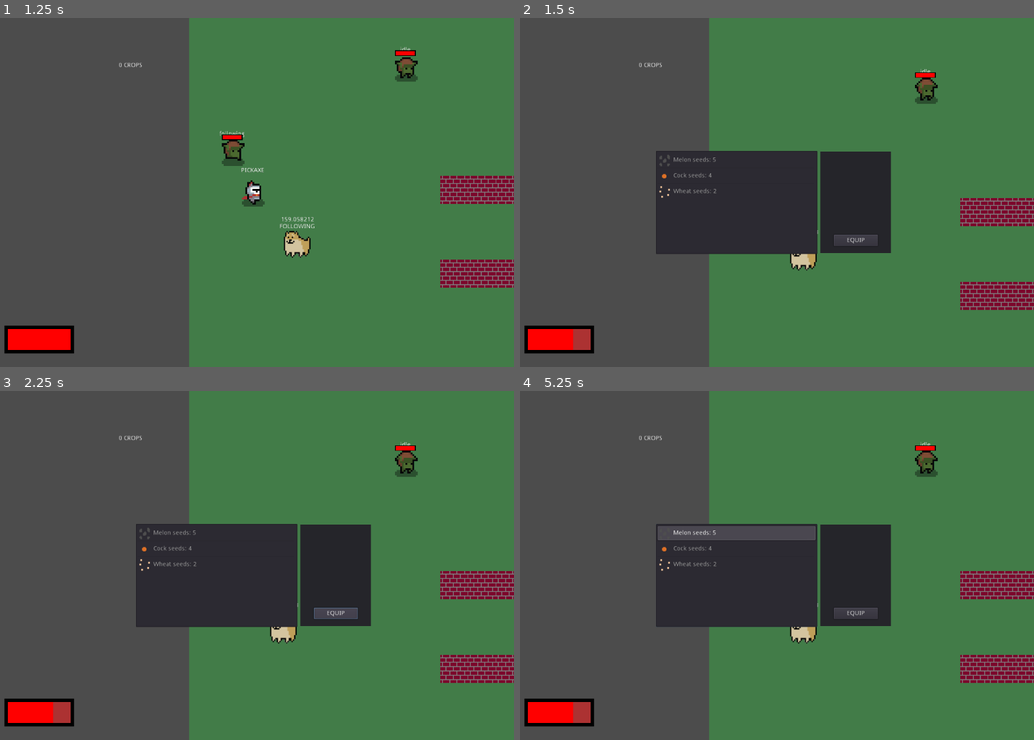
Above: before the commit, frames 1-4 (two rows, left to right).
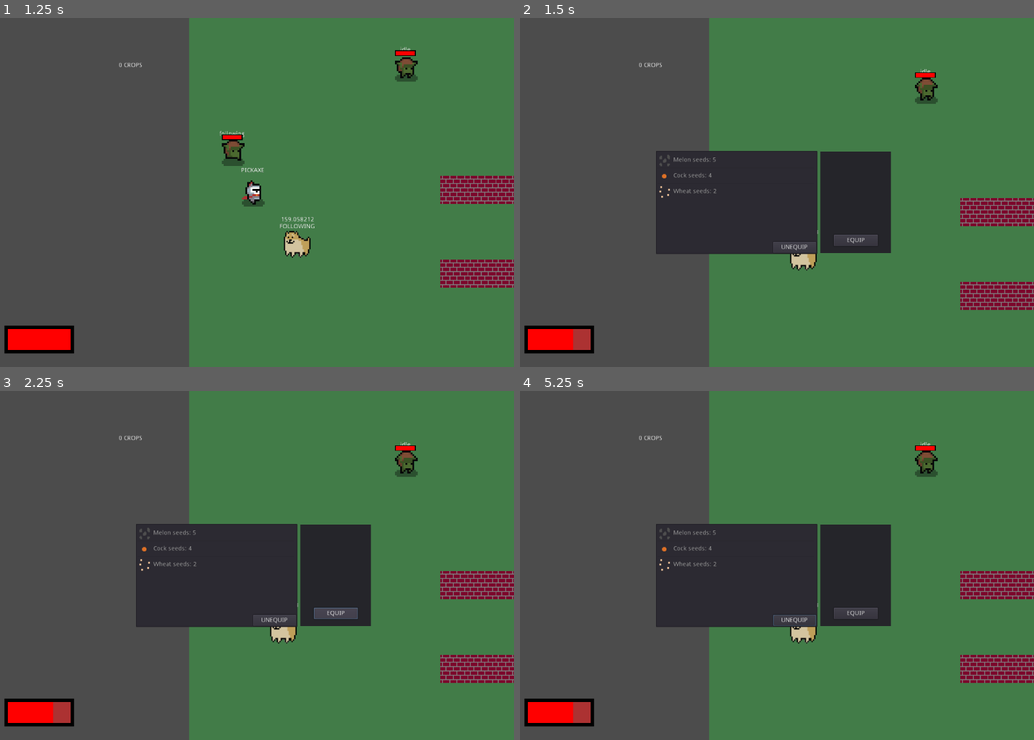
Above: after the commit, the same moments.

Repository: ranaxdev/BeatTheBoredomJam
Game: Godot game, scene res://Scenes/World.tscn
Two runs of this game, one before a commit and one after it. Both use one fixed random seed, a clock stepped at 60 frames per second and the inputs below.
Inputs (mouse positions are in pixels of both pictures, inside the frame that each line leads up to):
- Up to frame 1 (1.25 s): tap Enter (ui_accept) at 0.5, 0.77 s; move the mouse to (226, 262) at 0.52 s; hold W (move_up) from 0.53 s (still down); click (226, 262) at 0.6 s
- Up to frame 2 (1.5 s): keep holding W (move_up); move the mouse to (931, 244) at 1.27 s; tap E (toggle_inv) at 1.35 s
- Up to frame 3 (2.25 s): tap Enter (ui_accept) at 1.52 s; release W (move_up) at 2 s; click "EQUIP" at 2 s
- Up to frame 4 (5.25 s): click (792, 621) at 2.75 s, where only the run after the commit has a clickable "UNEQUIP"; tap Enter (ui_accept) at 3.5, 4.25, 4.52, 5 s; move the mouse to (617, 513) at 3.52 s; hold 1 3.53-4.28 s; hold A (move_left) 3.53-5.03 s; move the mouse to (797, 565) at 4.27 s; tap 2 at 4.35 s; move the mouse to (694, 478) at 5.02 s; hold S (move_down) from 5.03 s (still down); hold 3 from 5.03 s (still down)

Frame 1 is identical in both runs. In frame 2, less than 0.1% of the frame differs, in the area x 49-58%, y 64-67%; in frame 3, less than 0.1%; in frame 4, 1.3%, in the area x 26-58%, y 38-68%.

Commit message:
Added unequip functionality

Diff:
--- a/Scenes/UI/Inventory.tscn
+++ b/Scenes/UI/Inventory.tscn
@@ -58,6 +58,16 @@
 "_edit_use_anchors_": false
 }
 
+[node name="UnequipButton" type="Button" parent="Equip"]
+margin_left = -108.348
+margin_top = 206.981
+margin_right = -10.3475
+margin_bottom = 232.981
+text = "UNEQUIP"
+__meta__ = {
+"_edit_use_anchors_": false
+}
+
 [node name="Label" type="Label" parent="Equip"]
 margin_left = 13.5325
 margin_top = 135.0
--- a/Scripts/Inventory/ItemList.gd
+++ b/Scripts/Inventory/ItemList.gd
@@ -2,7 +2,7 @@
 
 onready var ITEMS = get_node("../ItemDB")
 onready var equipButton = get_node("../Equip/Button")
-
+onready var unequipButton = get_node("../Equip/UnequipButton")
 func _ready():
 	add_to_inv(1,"MELON_SEED")
 	add_to_inv(1,"MELON_SEED")
@@ -19,19 +19,14 @@
 	add_to_inv(1, "WHEAT_SEED")
 	add_to_inv(1, "WHEAT_SEED")
 
-func add_to_inv(amount:int, item_name:String):
-	if(!exists_in_inv(item_name)):
-		add_item(ITEMS.get_formal_name(item_name)+": "+str(ITEMS.get_amount(item_name)),ITEMS.get_texture(item_name))
-		ITEMS.set_amount(item_name,amount) # Update amount
-		set_item_metadata(get_item_count()-1,item_name)
-
-	else:
-		ITEMS.set_amount(item_name,ITEMS.get_amount(item_name)+amount)
 
 # *** UPDATE EVENT ***
 func _process(delta):
 	if(self.is_anything_selected() and equipButton.pressed):
 		ITEMS.set_equipped(get_item_metadata(get_selected_items()[0]))
+
+	if(ITEMS.is_equipped() and unequipButton.pressed):
+		ITEMS.unequip()
 
 	# Update items
 	_update_item_amounts()
@@ -56,6 +51,18 @@
 				# Remove the item from inventory
 				remove_item(i)
 
+
+# Add specified item (meta name) to inventory with amount
+func add_to_inv(amount:int, item_name:String):
+	if(!exists_in_inv(item_name)):
+		add_item(ITEMS.get_formal_name(item_name)+": "+str(ITEMS.get_amount(item_name)),ITEMS.get_texture(item_name))
+		ITEMS.set_amount(item_name,amount) # Update amount
+		set_item_metadata(get_item_count()-1,item_name)
+
+	else:
+		ITEMS.set_amount(item_name,ITEMS.get_amount(item_name)+amount)
+
+
 # *** GETTERS ***
 
 # Return true if item exists in inv
